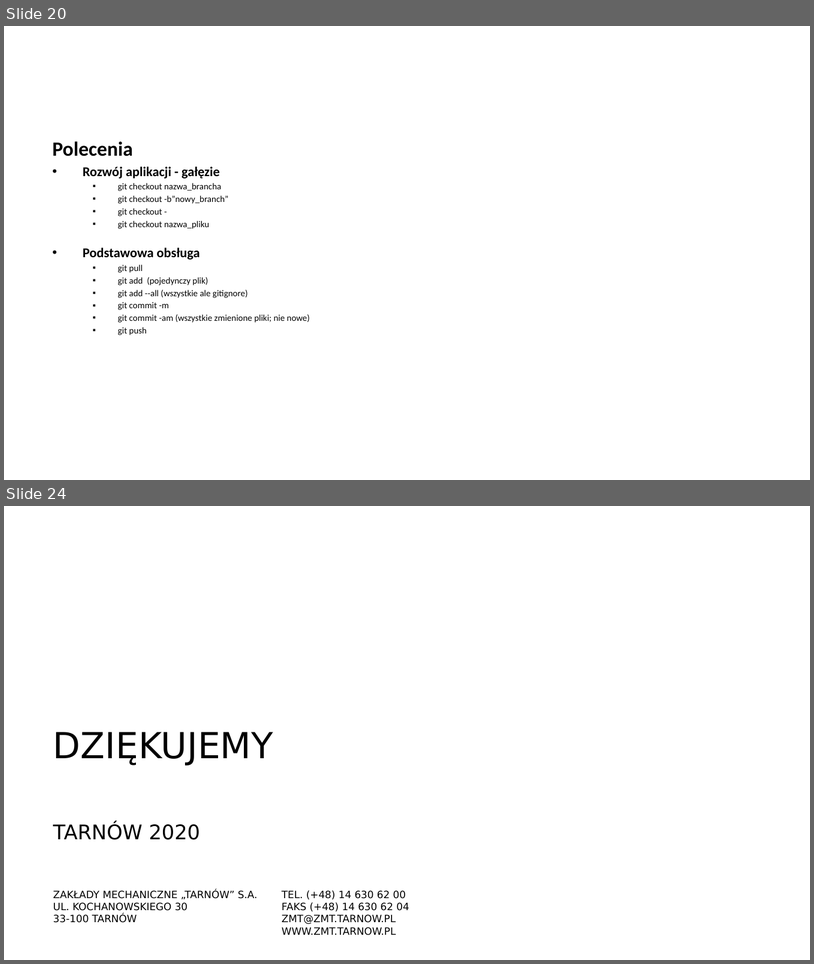
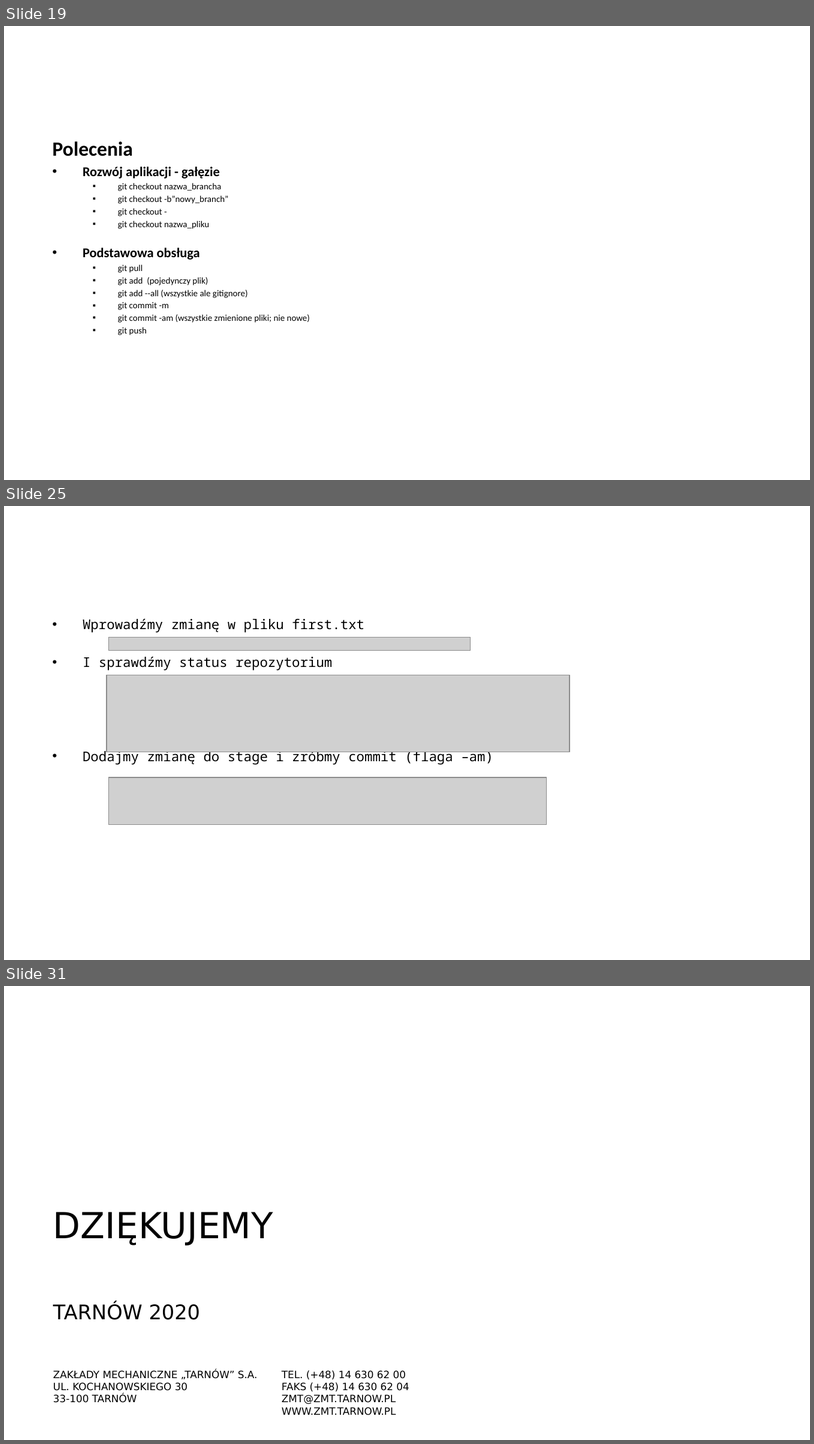
Before and after one commit to arturkwiek/gitlab-tutorial, a slide deck: gitLab - tutorial.pptx. Shown one above the other, each under a label of ours: slides 20 and 24 before the commit, slides 19, 25 and 31 after it; the slides between them are not shown. The pictures are 814x964 and 814x1444 pixels, drawn with LibreOffice and Linux fonts; fonts in the diff are those of the drawing; grey boxes stand for pictures; background and template pictures are left out. Boxes give left, top, right and bottom in pixels: in the first picture for what was removed or moved away, otherwise in the second. Text is boxed around its words. In the diff, an @@ line names an element or a change of style, - is before the commit and + after.

```diff
--- a/gitLab - tutorial.pptx
+++ b/gitLab - tutorial.pptx
@@ slide 25 added at (4,506,810,960), background picture (left out) @@
@@ text added at (83,619,494,764), 12 pt, text #000000 @@
+• Wprowadźmy zmianę w pliku first.txt
+• I sprawdźmy status repozytorium
+• Dodajmy zmianę do stage i zróbmy commit (flaga –am)
@@ picture added at (109,637,471,651) @@
@@ picture added at (107,675,569,751) @@
@@ picture added at (109,777,547,824) @@
@@ what was slide 20 is now slide 19 @@
@@ what was slide 24 is now slide 31 @@
```
Also in this commit, not shown: 2 slides changed, 7 other slides added, 1 slide removed.
